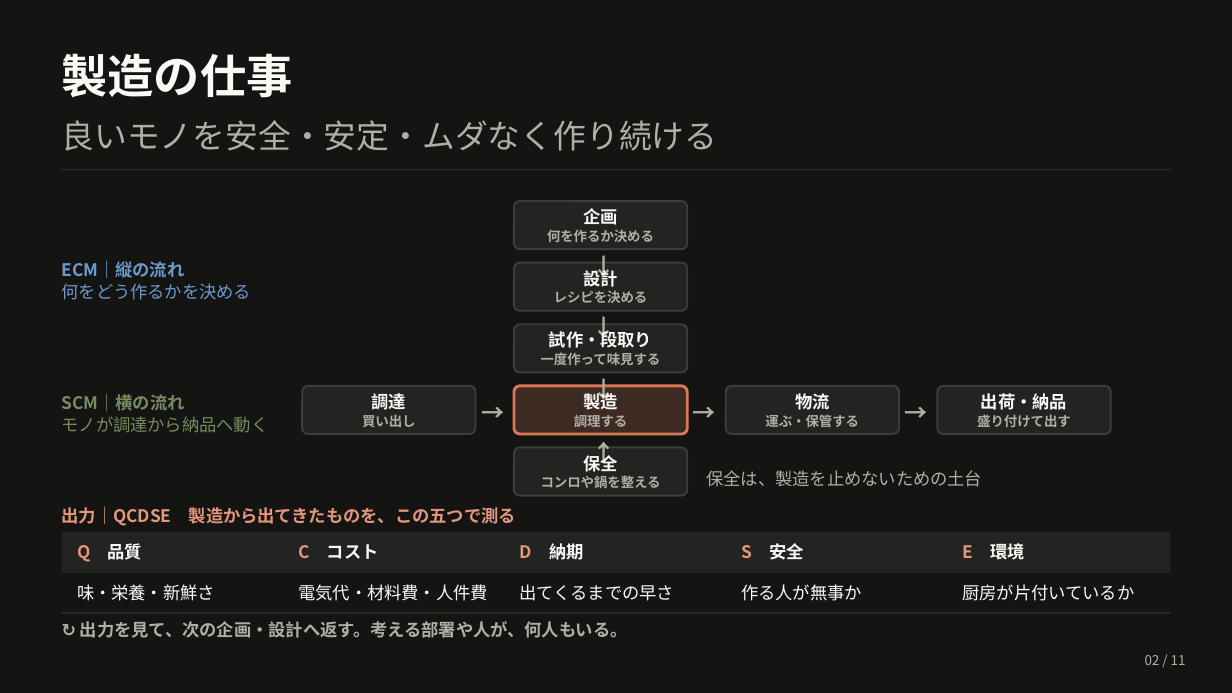
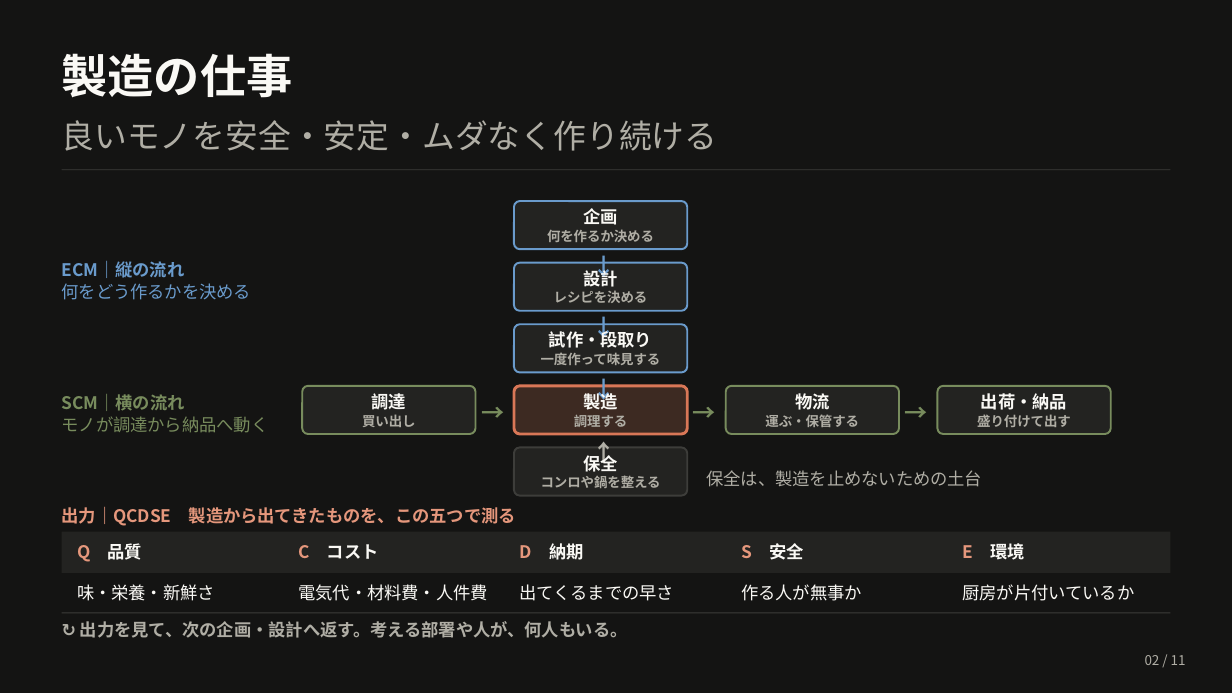
Before and after one commit to takased1030/seminar-slides, a slide deck: slide 2 of 20260825_human-digital-mfg/slides.pptx. Drawn at 1232x693 pixels with LibreOffice and Linux fonts; fonts in the diff are those of the drawing. Boxes give left, top, right and bottom in pixels: in the first picture for what was removed or moved away, otherwise in the second. Text is boxed around its words. In the diff, an @@ line names an element or a change of style, - is before the commit and + after.

```diff
--- a/20260825_human-digital-mfg/slides.pptx
+++ b/20260825_human-digital-mfg/slides.pptx
@@ outline #3D3D3A 1.5 pt to #6A9BCC 1.5 pt in 3 elements at (x1=514, y1=201, x2=688, y2=250), (x1=514, y1=262, x2=688, y2=311), (x1=514, y1=324, x2=688, y2=372) @@
@@ text colour #B0AEA5 to #6A9BCC in 3 elements at (x1=593, y1=250, x2=616, y2=283), (x1=593, y1=311, x2=616, y2=344), (x1=593, y1=372, x2=616, y2=406) @@
@@ outline #3D3D3A 1.5 pt to #788C5D 1.5 pt in 3 elements at (x1=302, y1=386, x2=476, y2=434), (x1=726, y1=386, x2=899, y2=434), (x1=938, y1=386, x2=1112, y2=434) @@
@@ text colour #B0AEA5 to #788C5D in 3 elements at (x1=482, y1=396, x2=505, y2=429), (x1=693, y1=396, x2=716, y2=429), (x1=905, y1=396, x2=928, y2=429) @@
```
Also in this commit, not shown: 2 other files.
